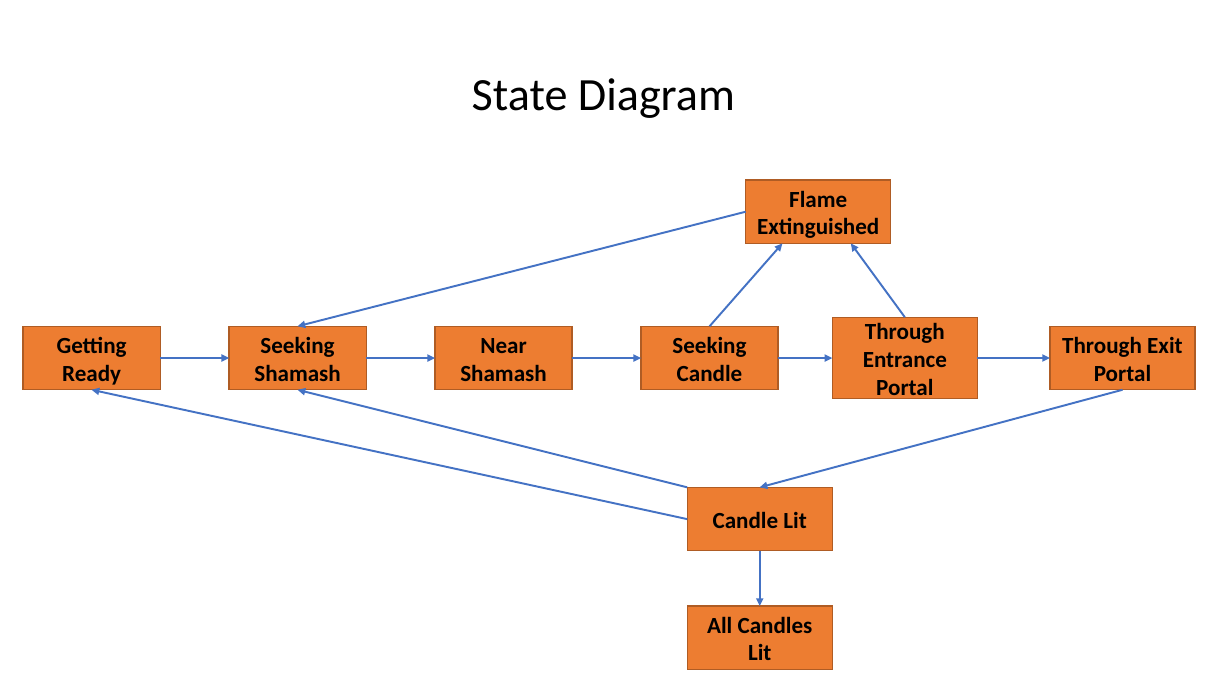
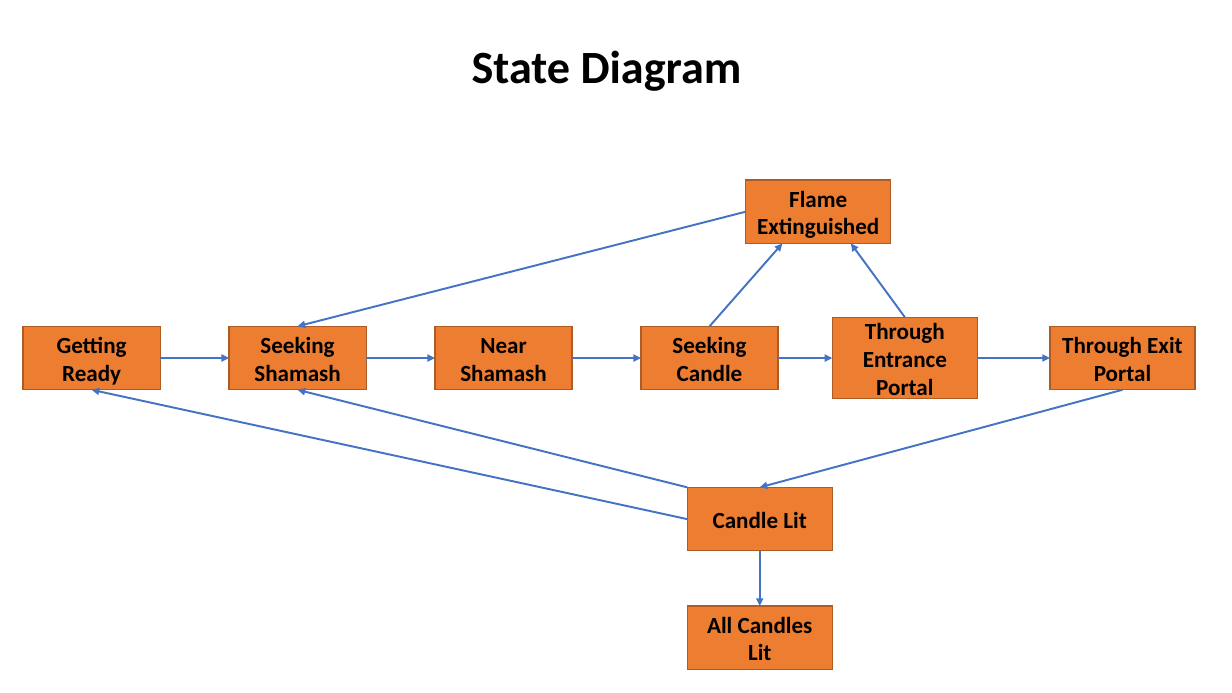
Before and after one commit to mmandel/8Nights2, a slide deck: slide 23 of docs/8NightsVRDesign_Rev2.pptx. Drawn at 1232x693 pixels with LibreOffice and Linux fonts; fonts in the diff are those of the drawing. Boxes give left, top, right and bottom in pixels: in the first picture for what was removed or moved away, otherwise in the second. Text is boxed around its words. In the diff, an @@ line names an element or a change of style, - is before the commit and + after.

```diff
--- a/docs/8NightsVRDesign_Rev2.pptx
+++ b/docs/8NightsVRDesign_Rev2.pptx
@@ title "State Diagram": place and size @@
-title "State Diagram" at (472,78,735,118)
+title "State Diagram" at (472,50,742,91)
@@ title "State Diagram" at (472,50,742,91): bold on @@
```
Also in this commit, not shown: 5 other files.
